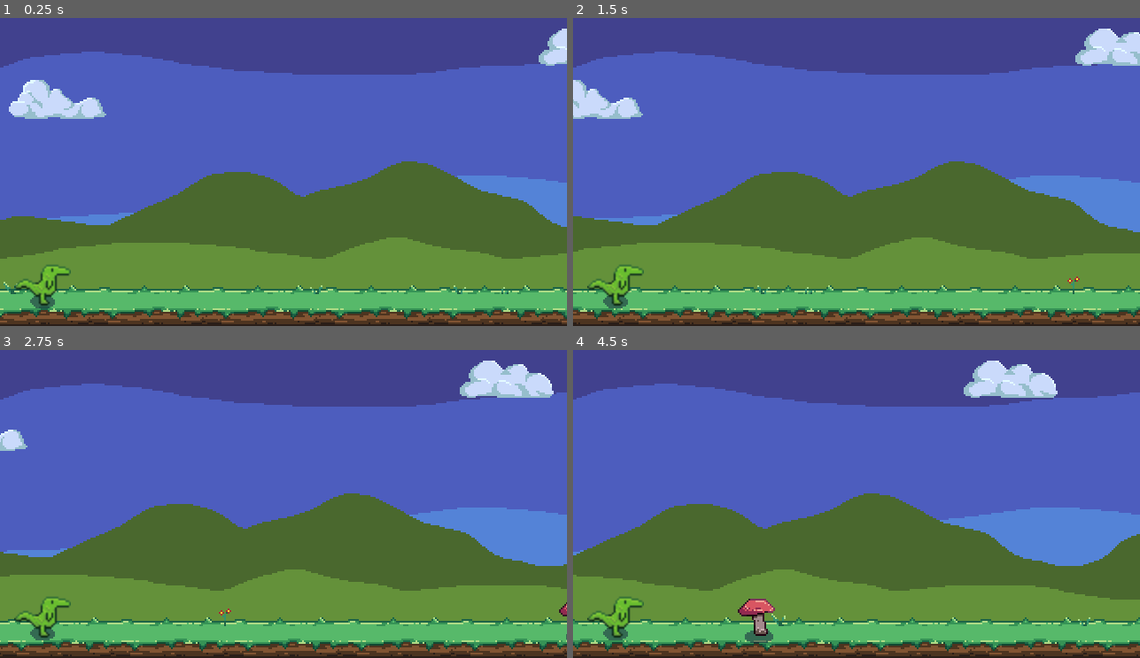
Above: before the commit, frames 1-4 (two rows, left to right).
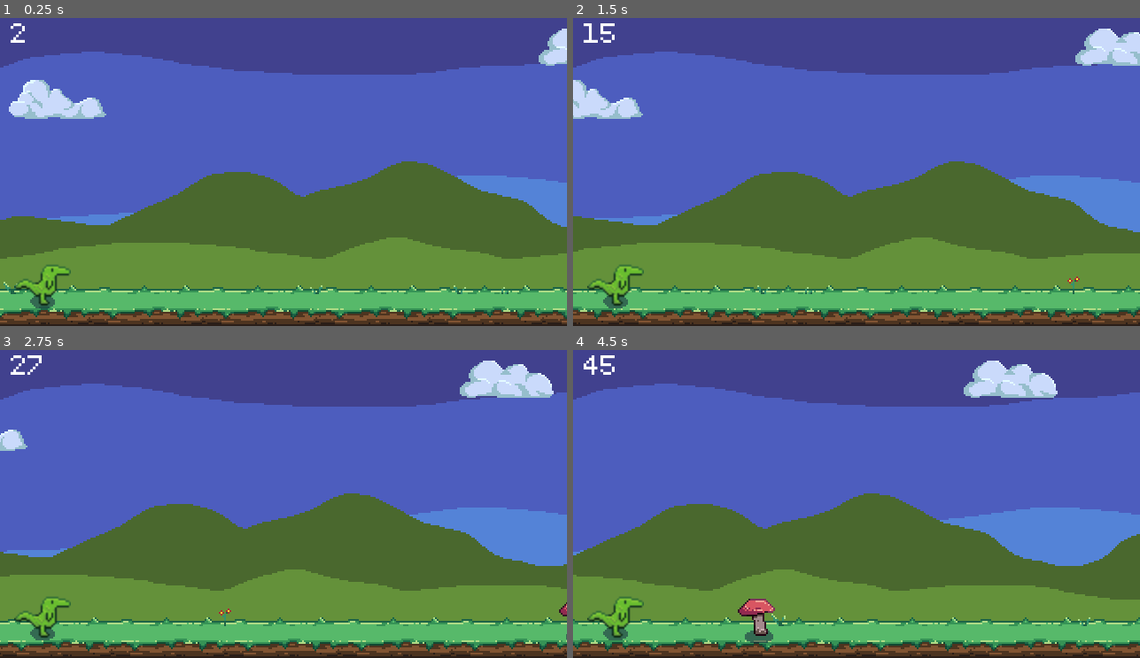
Above: after the commit, the same moments.

Repository: zMenta/DinosaurRun
Game: Godot game, scene res://main/Main.tscn
The game is run twice, just before and just after one commit, with the same random seed, the same clock (stepped at 60 frames per second) and the same inputs.
Inputs:
- Up to frame 1 (0.25 s): no input
- Up to frame 2 (1.5 s): tap Space (jump) at 0.77 s
- Up to frame 3 (2.75 s): tap Space (jump) at 1.52 s
- Up to frame 4 (4.5 s): tap Space (jump) at 3.02, 3.77 s

The runs differ from the first frame. In frame 1, less than 0.1% of the frame differs, in the area x 1-5%, y 1-9%; in frame 2, 0.2%; in frame 3, 0.1%; in frame 4, 0.2%, in the area x 1-8%, y 1-9%.

Commit message:
basic scoring system

Diff:
--- a/DinosaurRun/fonts/PixelFont.tres
+++ b/DinosaurRun/fonts/PixelFont.tres
@@ -4,4 +4,5 @@
 font_path = "res://fonts/PixeloidMono-1G8ae.ttf"
 
 [resource]
+size = 14
 font_data = SubResource( 1 )
--- a/DinosaurRun/main/Main.gd
+++ b/DinosaurRun/main/Main.gd
@@ -7,6 +7,7 @@
 onready var map := $Map
 onready var obstacle_manager := $ObstacleManager
 onready var point_timer := $PointTimer
+onready var interface := $Interface
 
 var points := 0
 
@@ -24,3 +25,4 @@
 
 func _on_PointTimer_timeout():
 	points += points_per_timeout
+	interface.update_score(points)
--- a/DinosaurRun/main/Main.tscn
+++ b/DinosaurRun/main/Main.tscn
@@ -1,9 +1,10 @@
-[gd_scene load_steps=5 format=2]
+[gd_scene load_steps=6 format=2]
 
 [ext_resource path="res://scenes/world/map/Map.tscn" type="PackedScene" id=1]
 [ext_resource path="res://scenes/world/obstacles/ObstacleManager.tscn" type="PackedScene" id=2]
 [ext_resource path="res://main/Main.gd" type="Script" id=3]
 [ext_resource path="res://scenes/player/Player.tscn" type="PackedScene" id=4]
+[ext_resource path="res://scenes/interface/Interface.tscn" type="PackedScene" id=5]
 
 [node name="Main" type="Node2D"]
 script = ExtResource( 3 )
@@ -23,6 +24,8 @@
 wait_time = 0.1
 autostart = true
 
+[node name="Interface" parent="." instance=ExtResource( 5 )]
+
 [connection signal="player_died" from="Player" to="." method="_on_Player_died"]
 [connection signal="timeout" from="SpeedIncreaseTimer" to="." method="_on_SpeedIncreaseTimer_timeout"]
 [connection signal="timeout" from="PointTimer" to="." method="_on_PointTimer_timeout"]
--- /dev/null
+++ b/DinosaurRun/scenes/interface/Interface.gd
@@ -0,0 +1,5 @@
+extends Control
+
+
+func update_score(new_value):
+	$Label.text = str(new_value)
--- a/DinosaurRun/scenes/interface/Interface.tscn
+++ b/DinosaurRun/scenes/interface/Interface.tscn
@@ -1,5 +1,17 @@
-[gd_scene format=2]
+[gd_scene load_steps=3 format=2]
+
+[ext_resource path="res://fonts/PixelFont.tres" type="DynamicFont" id=1]
+[ext_resource path="res://scenes/interface/Interface.gd" type="Script" id=2]
 
 [node name="Interface" type="Control"]
 anchor_right = 1.0
 anchor_bottom = 1.0
+script = ExtResource( 2 )
+
+[node name="Label" type="Label" parent="."]
+margin_left = 6.0
+margin_top = 6.0
+margin_right = 54.0
+margin_bottom = 37.0
+custom_fonts/font = ExtResource( 1 )
+text = "0"
